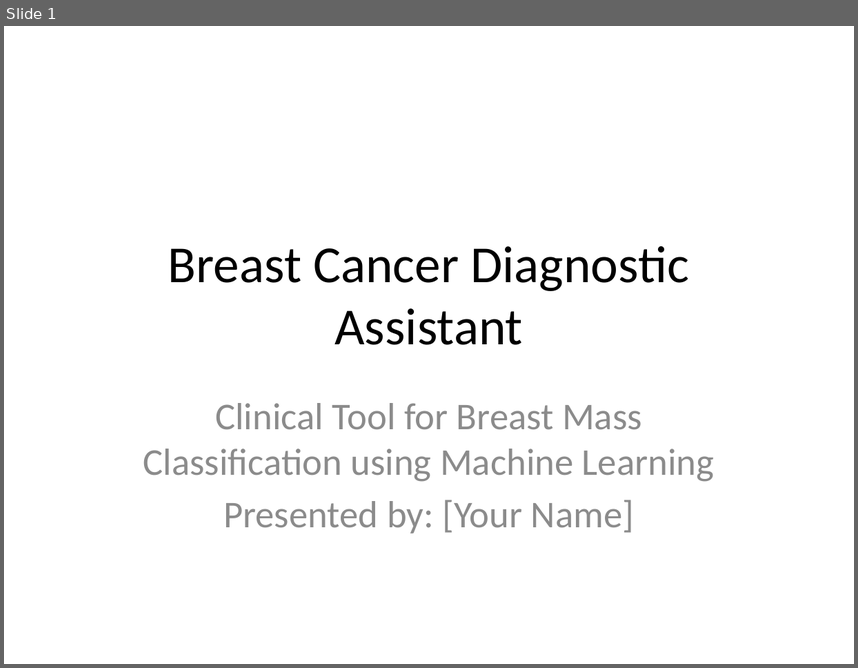
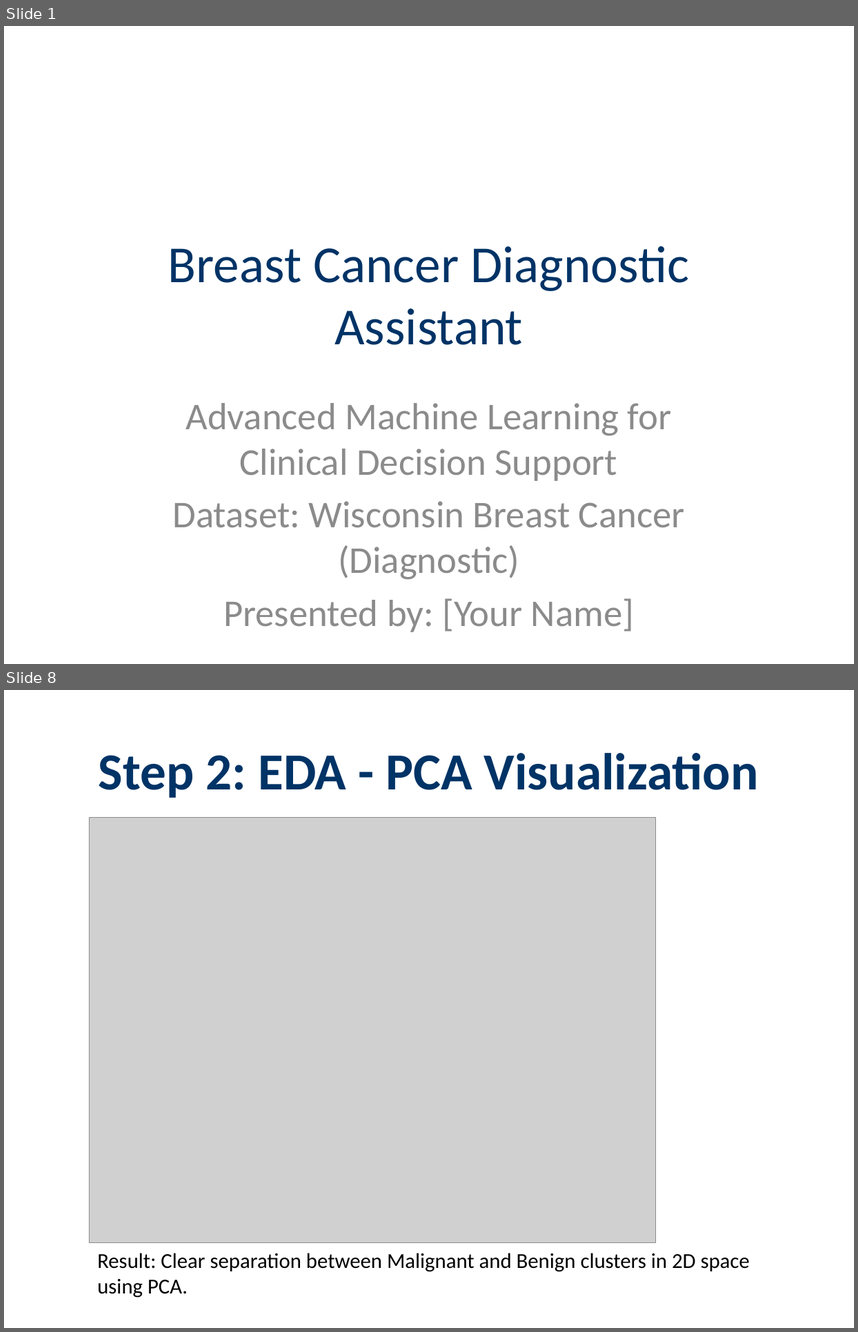
Before and after one commit to azharhussaincs/Breast-Cancer, a slide deck: presentation.pptx. Shown one above the other, each under a label of ours: slide 1 before the commit, slides 1 and 8 after it; the slides between them are not shown. The pictures are 858x668 and 858x1332 pixels, drawn with LibreOffice and Linux fonts; fonts in the diff are those of the drawing; grey boxes stand for pictures. Boxes give left, top, right and bottom in pixels: in the first picture for what was removed or moved away, otherwise in the second. Text is boxed around its words. In the diff, an @@ line names an element or a change of style, - is before the commit and + after.

```diff
--- a/presentation.pptx
+++ b/presentation.pptx
@@ slide 8 added at (x1=4, y1=690, x2=854, y2=1328), background #FFFFFF @@
@@ title added at (x1=99, y1=753, x2=758, y2=798), 44 pt, text #003366, bold @@
+Step 2: EDA - PCA Visualization
@@ picture added at (x1=89, y1=818, x2=656, y2=1243) @@
@@ text added at (x1=97, y1=1252, x2=750, y2=1297), 18 pt, text #000000 @@
+Result: Clear separation between Malignant and Benign clusters in 2D space using PCA.
@@ slide 1 changed as well @@
@@ title "Breast Cancer Diagnostic Assistant" at (x1=168, y1=246, x2=688, y2=345): text colour #000000 to #003366 @@
@@ subtitle at (x1=173, y1=403, x2=685, y2=579): text changed @@
-Clinical Tool for Breast Mass Classification using Machine Learning
+Advanced Machine Learning for Clinical Decision Support
+Dataset: Wisconsin Breast Cancer (Diagnostic)
```
Also in this commit, not shown: 7 other slides changed, 5 other slides added, 2 slides removed, 1 other file.
